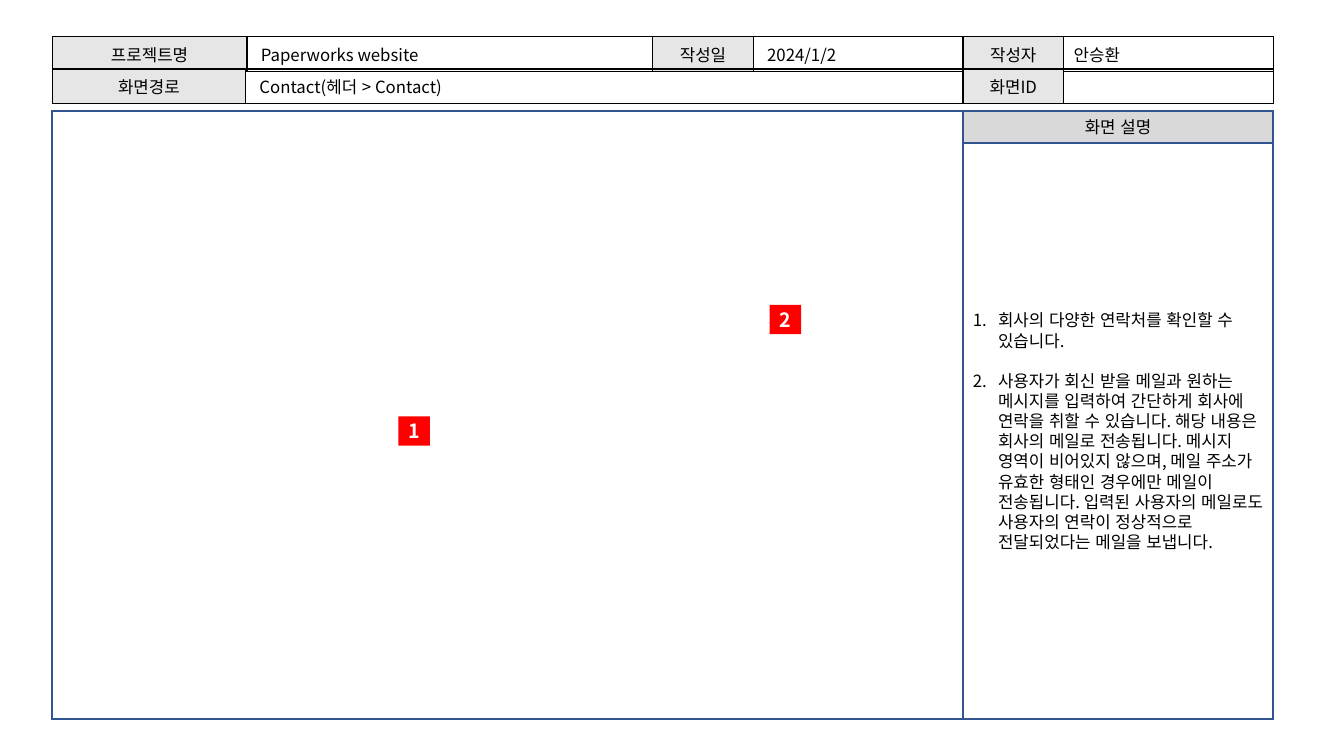
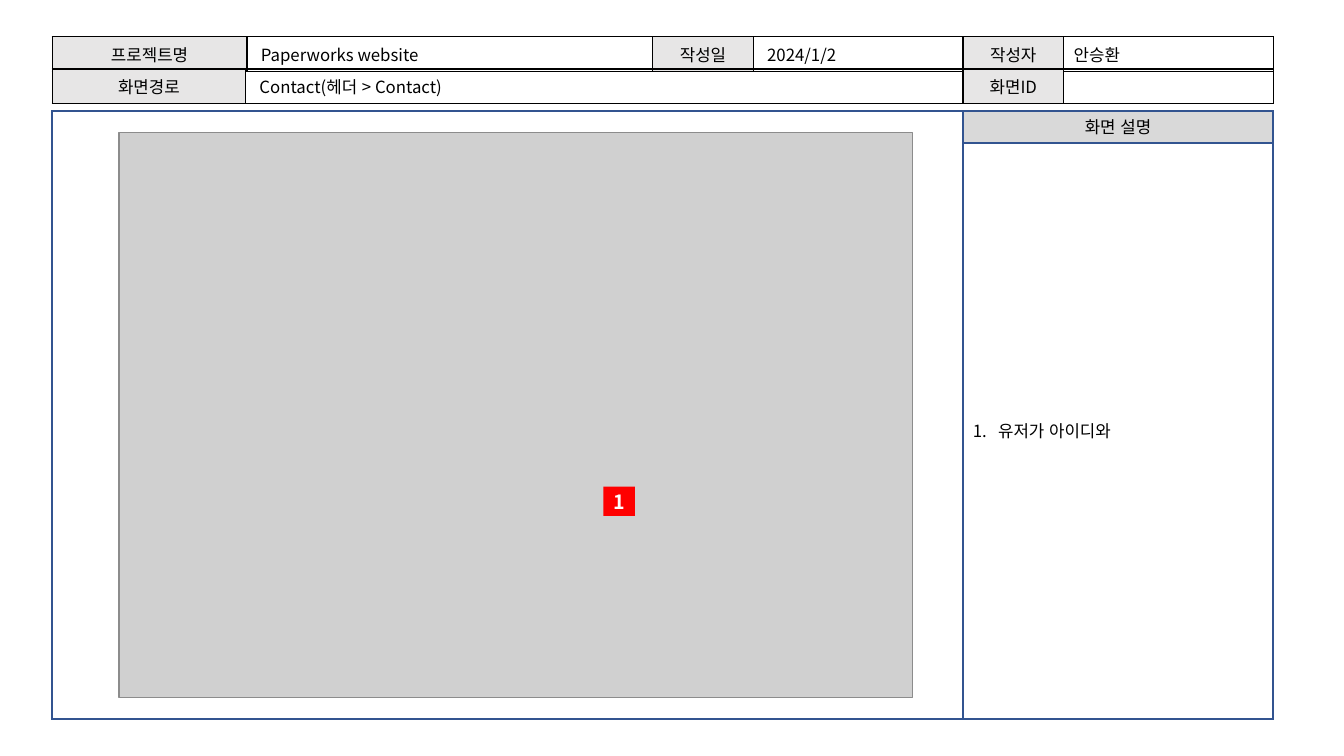
Before and after one commit to Awhn/paperworksweb, a slide deck: slide 9 of docs/코멘토_기획_화면설계서 양식.pptx. Drawn at 1344x756 pixels with LibreOffice and Linux fonts; fonts in the diff are those of the drawing; grey boxes stand for pictures. Boxes give left, top, right and bottom in pixels: in the first picture for what was removed or moved away, otherwise in the second. Text is boxed around its words. In the diff, an @@ line names an element or a change of style, - is before the commit and + after.

```diff
--- a/docs/코멘토_기획_화면설계서 양식.pptx
+++ b/docs/코멘토_기획_화면설계서 양식.pptx
@@ picture added at (119,133,912,698) @@
@@ rectangle removed at (770,304,802,334) @@
-2
@@ text in rectangle at (998,423,1111,439): text changed @@
-1. 회사의 다양한 연락처를 확인할 수 있습니다.
-2. 사용자가 회신 받을 메일과 원하는 메시지를 입력하여 간단하게 회사에 연락을 취할 수 있습니다. 해당 내용은 회사의 메일로 전송됩니다. 메시지 영역이 비어있지 않으며, 메일 주소가 유효한 형태인 경우에만 메일이 전송됩니다. 입력된 사용자의 메일로도 사용자의 연락이 정상적으로 전달되었다는 메일을 보냅니다.
+1. 유저가 아이디와
@@ rectangle "1": place and size @@
-rectangle "1" at (398,416,430,446)
+rectangle "1" at (604,487,635,516)
```
Also in this commit, not shown: 2 other slides changed, 23 other files.
